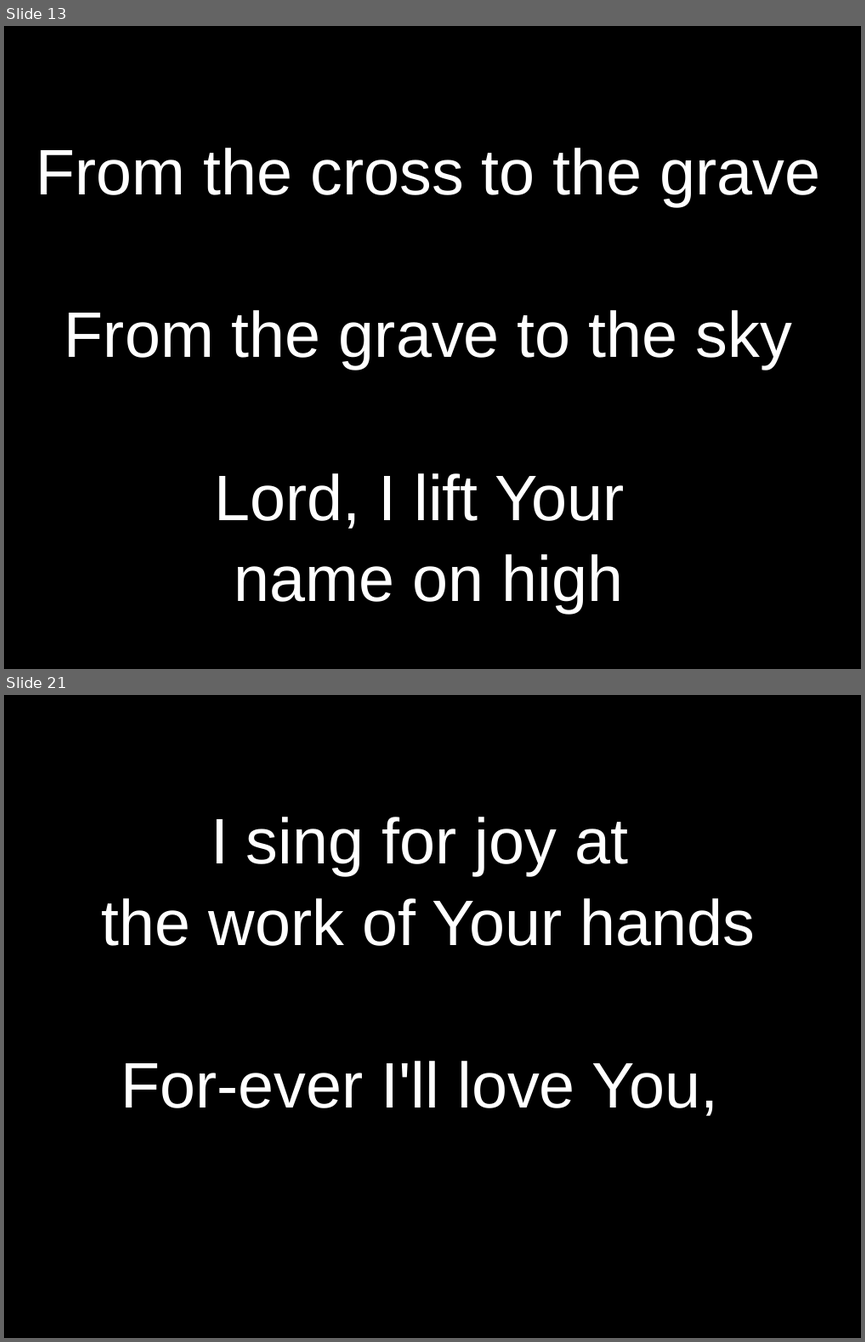
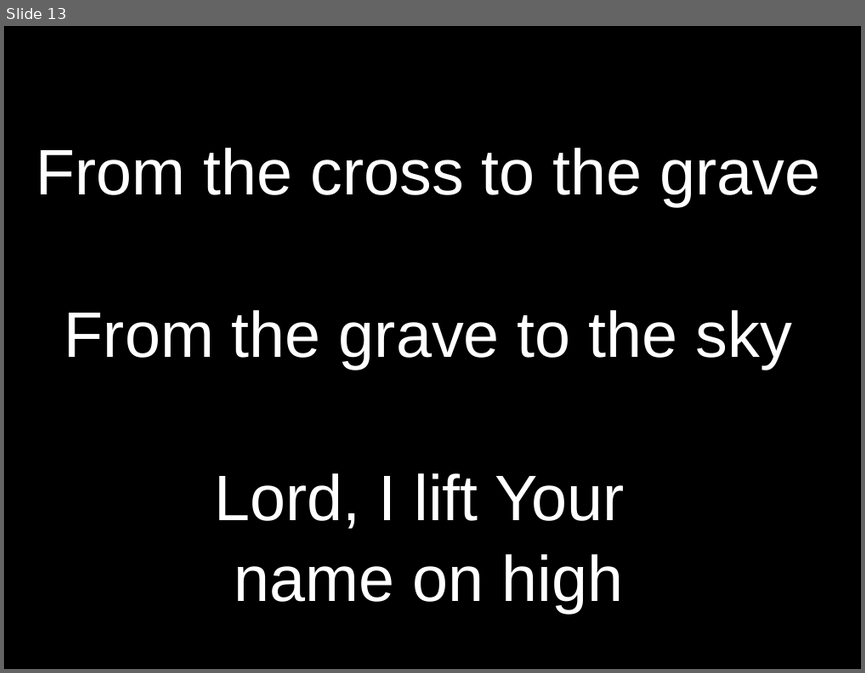
Before and after one commit to kendall412/worship, a slide deck: Lord I Lift Your Name On High.pptx. Shown one above the other, each under a label of ours: slides 13 and 21 before the commit, slide 13 after it; the slides between them are not shown. The pictures are 865x1342 and 865x673 pixels, drawn with LibreOffice and Linux fonts; fonts in the diff are those of the drawing. Boxes give left, top, right and bottom in pixels: in the first picture for what was removed or moved away, otherwise in the second. Text is boxed around its words. In the diff, an @@ line names an element or a change of style, - is before the commit and + after.

```diff
--- a/Lord I Lift Your Name On High.pptx
+++ b/Lord I Lift Your Name On High.pptx
@@ slide 21 removed at (4, 695, 861, 1338), background #000000 @@
@@ subtitle removed at (102, 817, 755, 1116) @@
-I sing for joy at
-the work of Your hands
-For-ever I'll love You,
```
Also in this commit, not shown: 73 other slides removed, 10 other files.
